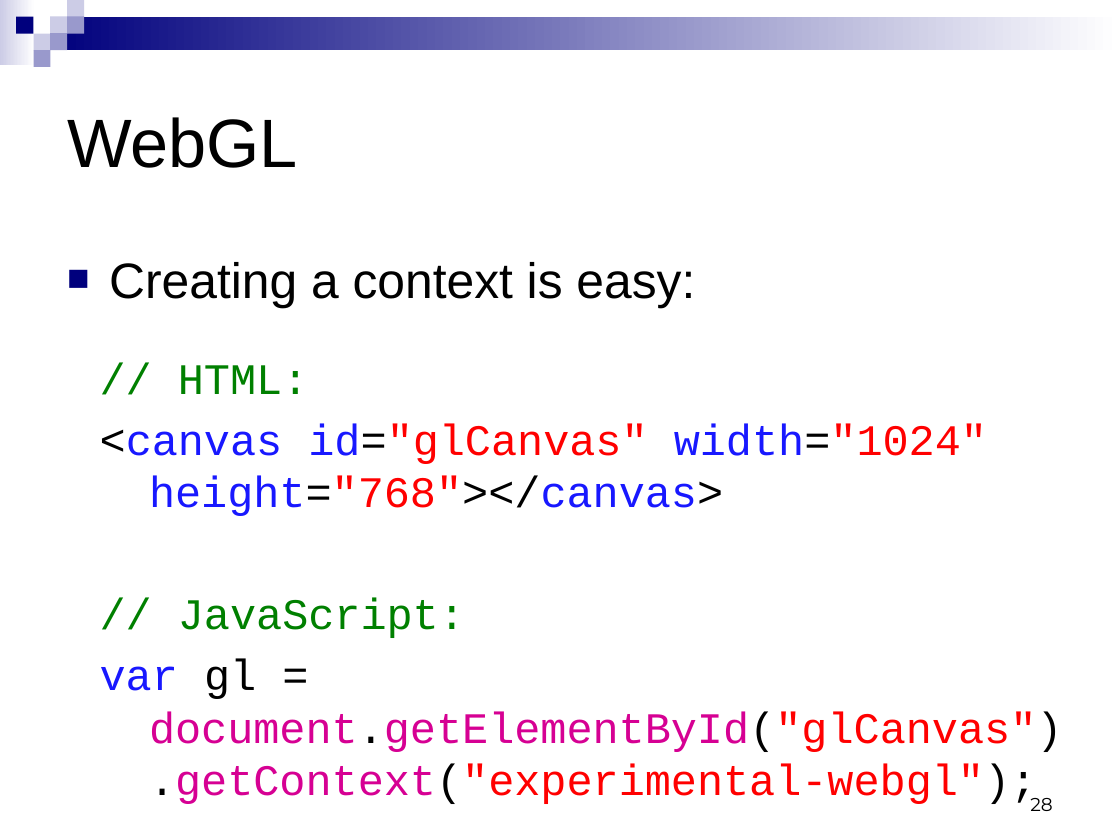
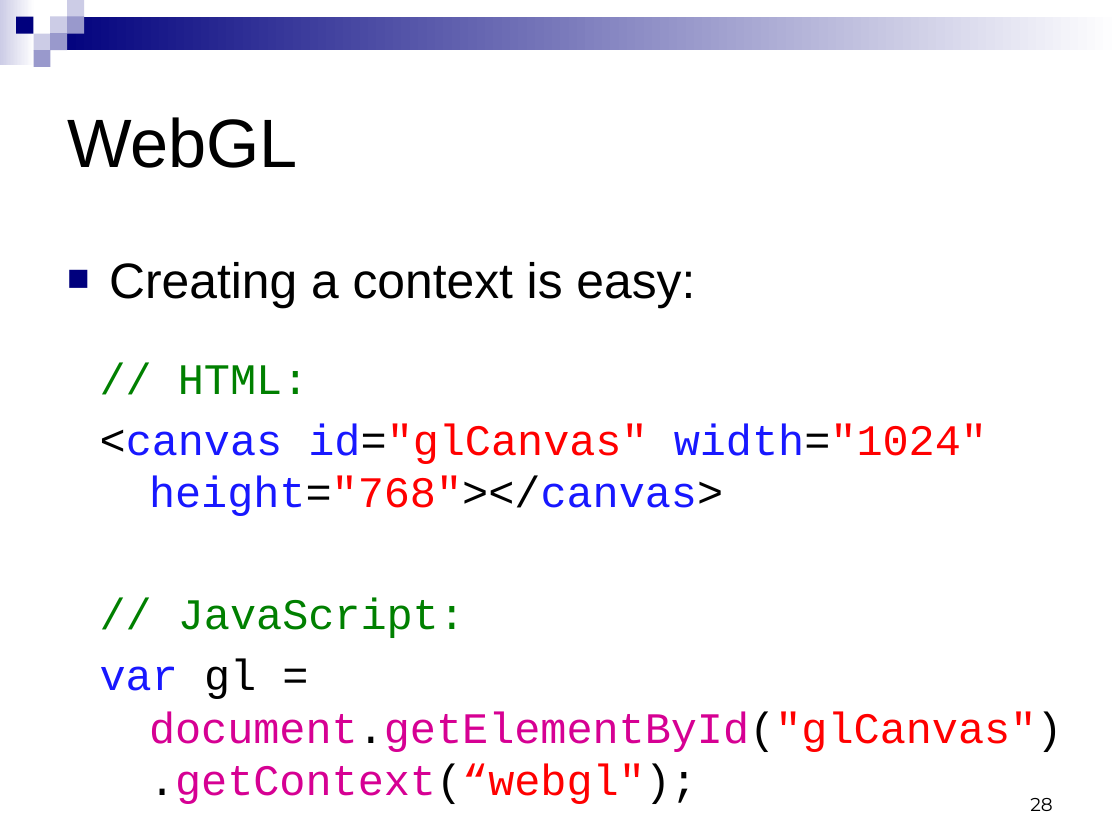
Before and after one commit to CIS565-Fall-2016/cis565-fall-2016.github.io, a slide deck: slide 28 of lectures/7-WebGL.pptx. Drawn at 1120x840 pixels with LibreOffice and Linux fonts; fonts in the diff are those of the drawing. Boxes give left, top, right and bottom in pixels: in the first picture for what was removed or moved away, otherwise in the second. Text is boxed around its words. In the diff, an @@ line names an element or a change of style, - is before the commit and + after.

Commit message:
Small slide tweaks

```diff
--- a/lectures/7-WebGL.pptx
+++ b/lectures/7-WebGL.pptx
@@ text at <box>100,659,1063,804</box>: text changed @@
-var gl = document.getElementById("glCanvas").getContext("experimental-webgl");
+var gl = document.getElementById("glCanvas").getContext(“webgl");
```
Also in this commit, not shown: 2 other slides changed.
